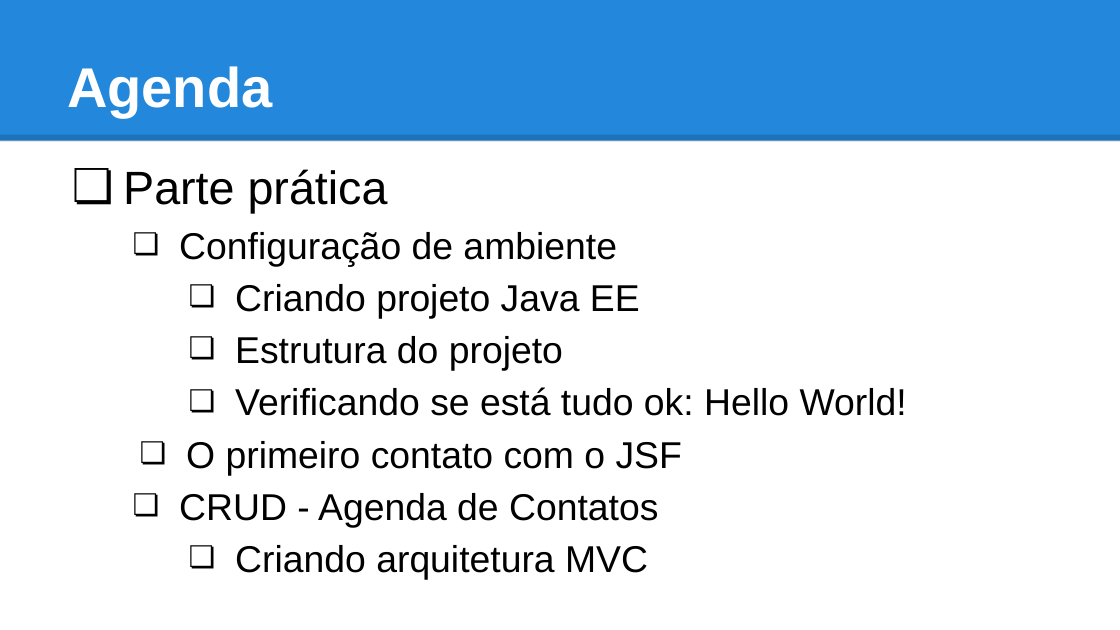
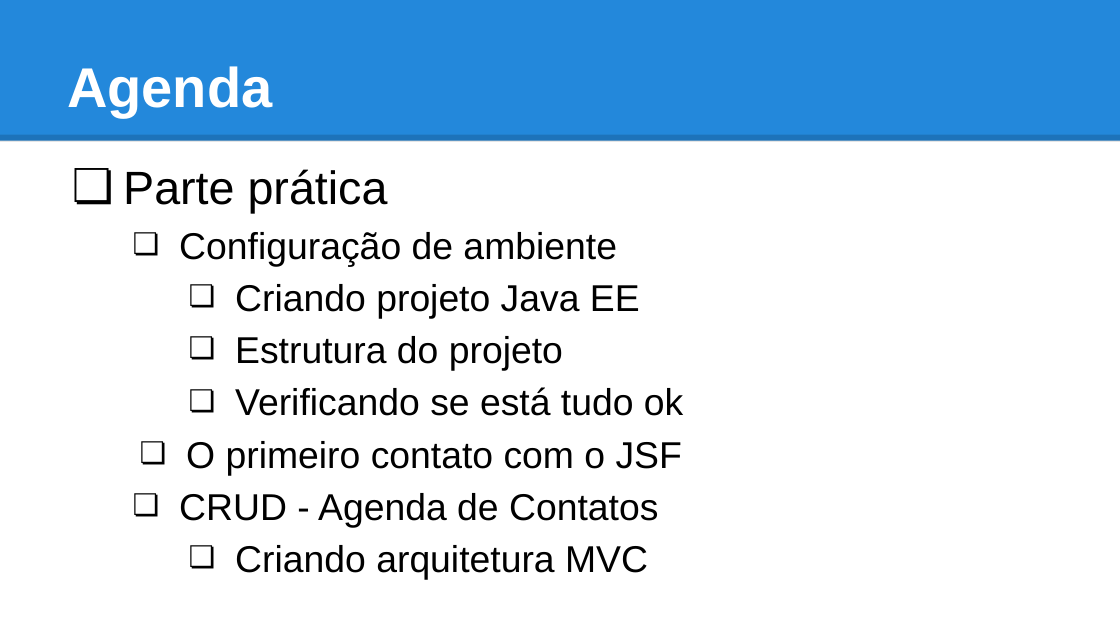
Before and after one commit to tiagogoncalves/jsf_workshop, a slide deck: slide 3 of apresentacao/slide_jsf_prime_faces.pptx. Drawn at 1120x630 pixels with LibreOffice and Linux fonts; fonts in the diff are those of the drawing. Boxes give left, top, right and bottom in pixels: in the first picture for what was removed or moved away, otherwise in the second. Text is boxed around its words. In the diff, an @@ line names an element or a change of style, - is before the commit and + after.

```diff
--- a/apresentacao/slide_jsf_prime_faces.pptx
+++ b/apresentacao/slide_jsf_prime_faces.pptx
@@ text at box(235, 387, 683, 416): text changed @@
-    ❏ Verificando se está tudo ok: Hello World!
+    ❏ Verificando se está tudo ok
```
Also in this commit, not shown: 7 other slides changed, 13 slides added, 1 other file.
